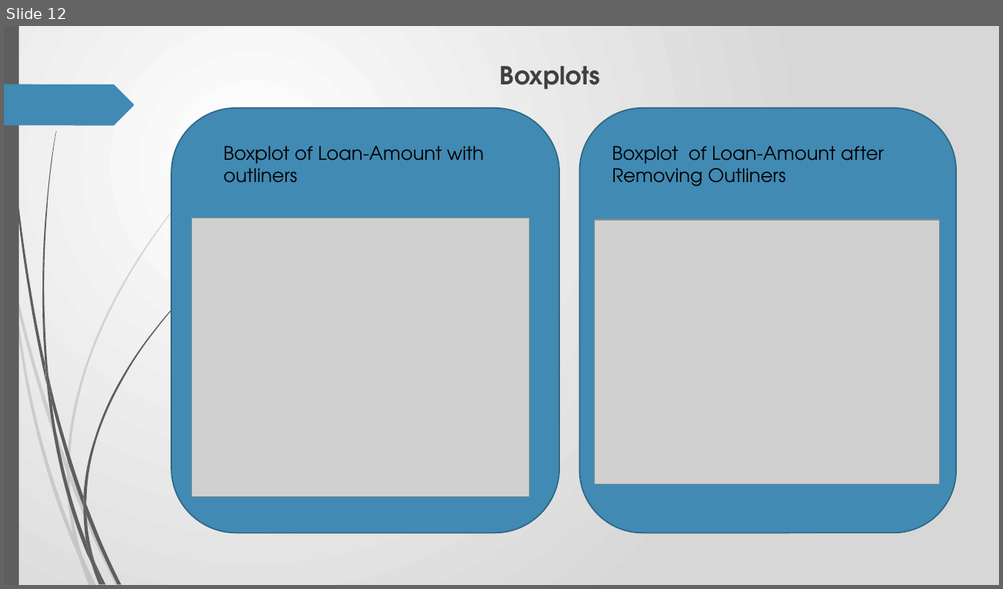
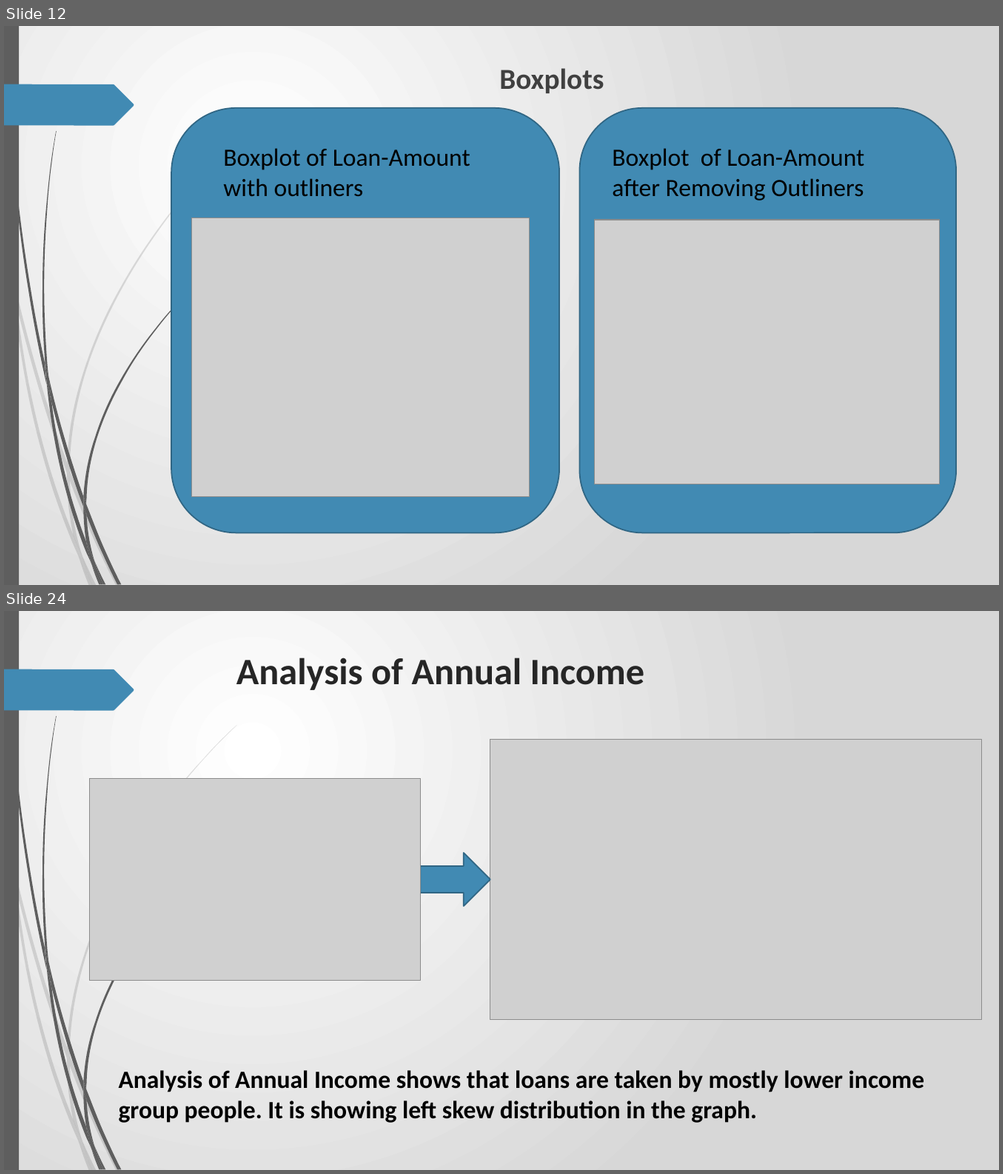
Before and after one commit to RavishankarDuMCA10/LendingClubCaseStudy, a slide deck: Case_Study.pptx. Shown one above the other, each under a label of ours: slide 12 before the commit, slides 12 and 24 after it; the slides between them are not shown. The pictures are 1003x589 and 1003x1174 pixels, drawn with LibreOffice and Linux fonts; fonts in the diff are those of the drawing; grey boxes stand for pictures. Boxes give left, top, right and bottom in pixels: in the first picture for what was removed or moved away, otherwise in the second. Text is boxed around its words. In the diff, an @@ line names an element or a change of style, - is before the commit and + after.

Commit message:
Added Bivariate Analysis to ppt

```diff
--- a/Case_Study.pptx
+++ b/Case_Study.pptx
@@ slide 24 added at (x1=4, y1=611, x2=999, y2=1170), background gradient #FFFFFF to #D7D7D7; not listed: 24 template elements that a slide beside it also shows @@
@@ title added at (x1=236, y1=658, x2=645, y2=690), 36 pt, text #262626, bold @@
+Analysis of Annual Income
@@ picture added at (x1=490, y1=739, x2=982, y2=1020) @@
@@ picture added at (x1=90, y1=779, x2=421, y2=981) @@
@@ right arrow added at (x1=421, y1=853, x2=490, y2=906), fill #418AB3, outline #306684 1.25 pt @@
@@ text added at (x1=119, y1=1071, x2=924, y2=1123), 24 pt, text #000000, bold @@
+Analysis of Annual Income shows that loans are taken by mostly lower income group people. It is showing left skew distribution in the graph.
@@ slide 12 changed as well @@
@@ text "Boxplots" at (x1=499, y1=68, x2=603, y2=93): size 24 to 28 pt, font TeX Gyre Adventor to Calibri @@
@@ text "Boxplot of Loan-Amount with outliners" at (x1=223, y1=148, x2=470, y2=197): size 18 to 24 pt, font TeX Gyre Adventor to Calibri @@
@@ text "Boxplot of Loan-Amount after Removing ..." at (x1=612, y1=148, x2=864, y2=201): size 18 to 24 pt, font TeX Gyre Adventor to Calibri @@
```
Also in this commit, not shown: 6 other slides changed, 29 other slides added.
